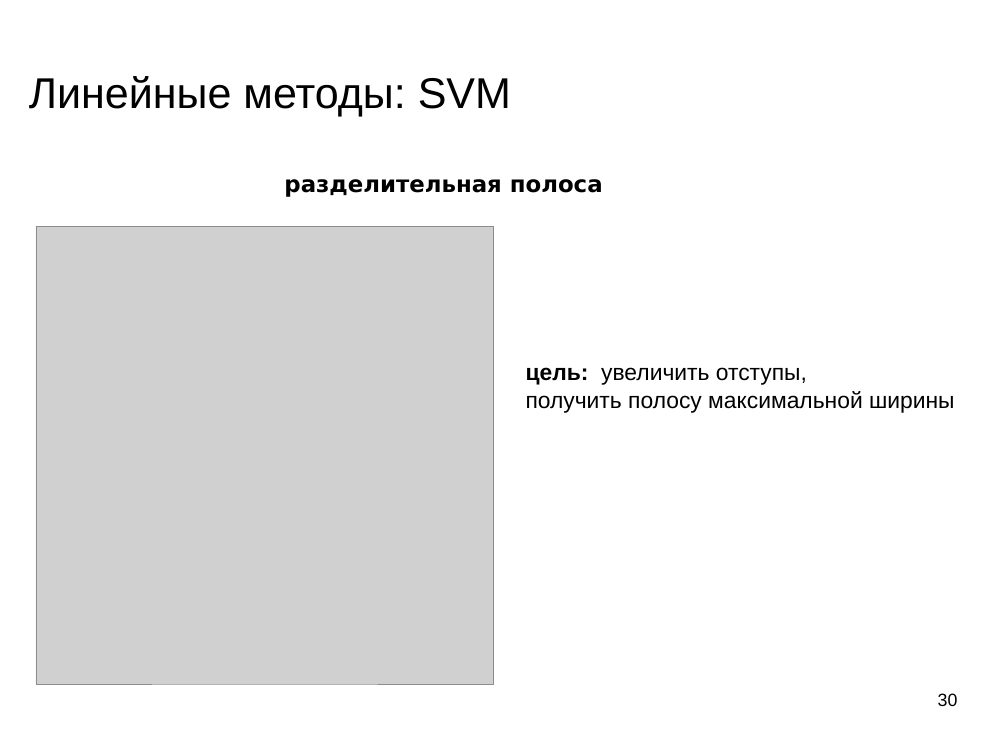
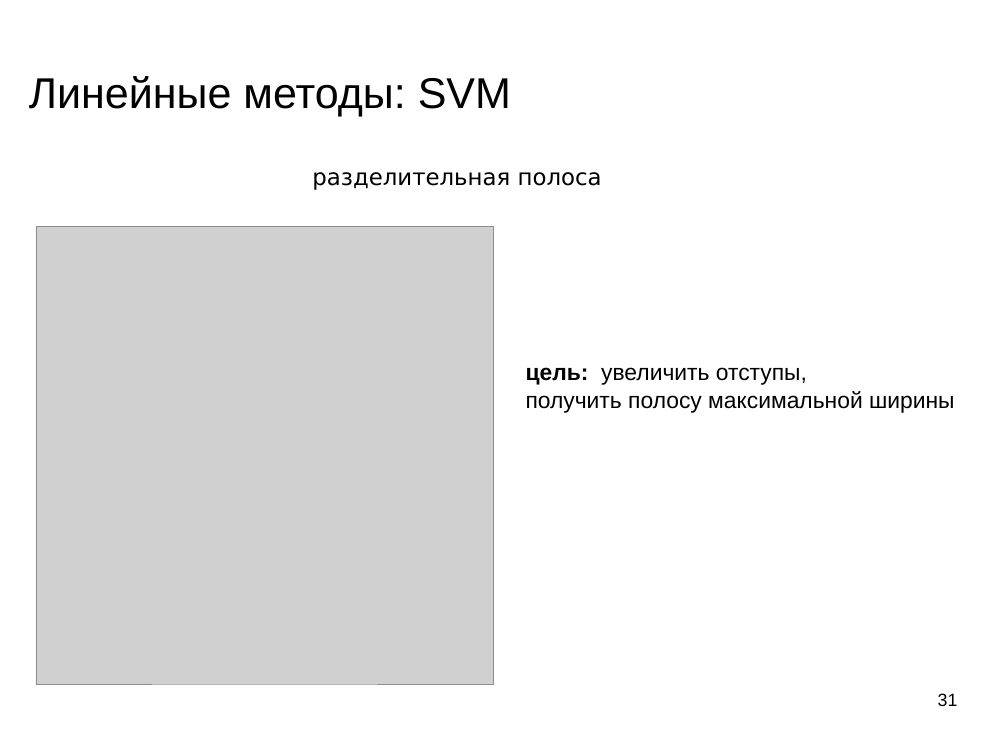
Before and after one commit to mechanoid5/ml_lectorium_legacy, a slide deck: slide 31 of 09-linear.odp (slide 30 before the commit). Drawn at 1008x756 pixels with LibreOffice and Linux fonts; fonts in the diff are those of the drawing; grey boxes stand for pictures; background and template pictures are left out. Boxes give left, top, right and bottom in pixels: in the first picture for what was removed or moved away, otherwise in the second. Text is boxed around its words. In the diff, an @@ line names an element or a change of style, - is before the commit and + after.

```diff
--- a/09-linear.odp
+++ b/09-linear.odp
@@ text "разделительная полоса": place and size @@
-text "разделительная полоса" at bbox=[284, 179, 603, 197]
+text "разделительная полоса" at bbox=[312, 172, 602, 190]
@@ text "разделительная полоса" at bbox=[312, 172, 602, 190]: bold off; alignment left to centre @@
@@ page number at bbox=[938, 693, 958, 706]: text changed @@
-30
+31
```
Also in this commit, not shown: 6 other slides changed, 4 slides added.
